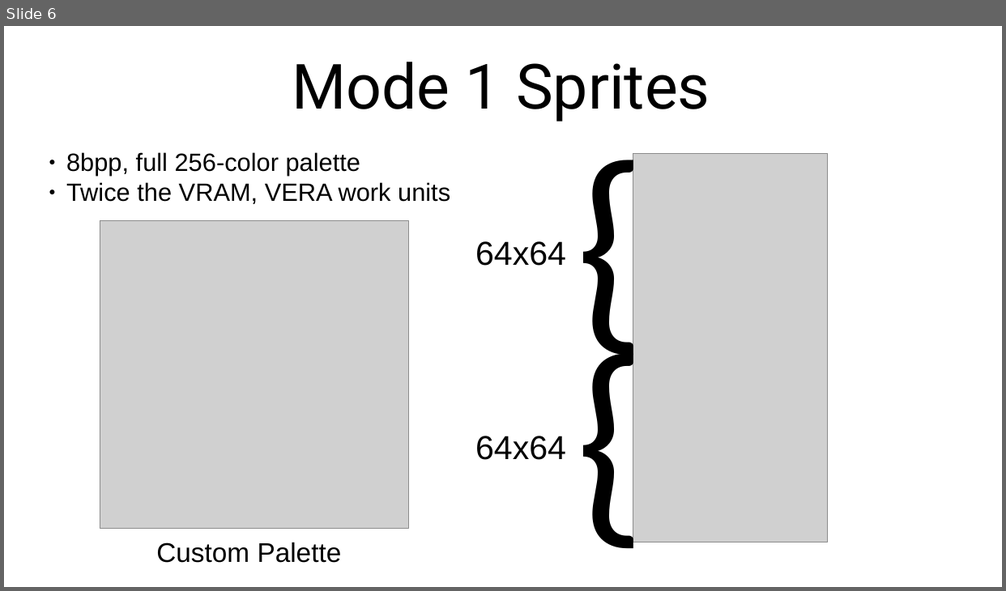
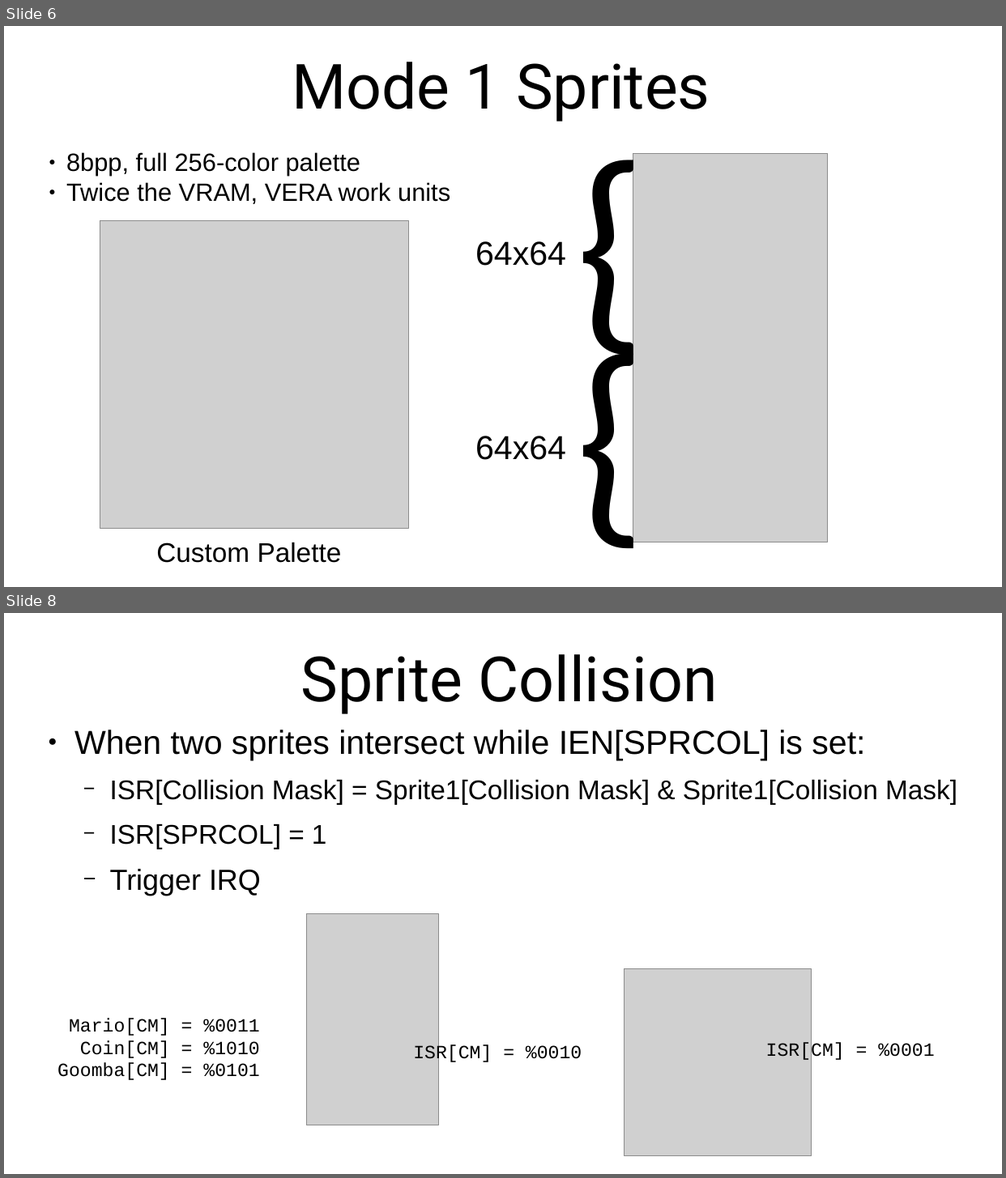
Before and after one commit to SlithyMatt/x16-assembly-tutorial, a slide deck: Lesson18/Lesson18.odp. Shown one above the other, each under a label of ours: slide 6 before the commit, slides 6 and 8 after it; the slides between them are not shown. The pictures are 1006x591 and 1006x1178 pixels, drawn with LibreOffice and Linux fonts; fonts in the diff are those of the drawing; grey boxes stand for pictures. Boxes give left, top, right and bottom in pixels: in the first picture for what was removed or moved away, otherwise in the second. Text is boxed around its words. In the diff, an @@ line names an element or a change of style, - is before the commit and + after.

```diff
--- a/Lesson18/Lesson18.odp
+++ b/Lesson18/Lesson18.odp
@@ slide 8 added at [4, 613, 1002, 1174], background #FFFFFF @@
@@ title added at [301, 654, 718, 714], 60 pt, text #000000 @@
+Sprite Collision
@@ text added at [74, 730, 957, 896], 26 pt, text #000000 @@
+● When two sprites intersect while IEN[SPRCOL] is set:
+  − ISR[Collision Mask] = Sprite1[Collision Mask] & Sprite1[Collision Mask]
+  − ISR[SPRCOL] = 1
+  − Trigger IRQ
@@ picture added at [306, 914, 438, 1125] @@
@@ picture added at [624, 969, 812, 1157] @@
@@ text added at [57, 1018, 259, 1080], 18 pt, text #000000 @@
+Mario[CM] = %0011
+Coin[CM] = %1010
+Goomba[CM] = %0101
@@ text added at [413, 1045, 582, 1064], 18 pt, text #000000 @@
+ISR[CM] = %0010
@@ text added at [766, 1042, 934, 1062], 18 pt, text #000000 @@
+ISR[CM] = %0001
```
Also in this commit, not shown: 2 slides changed, 2 other slides added, 1 slide removed.
